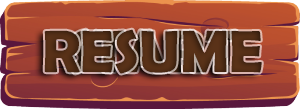
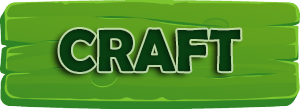
Layer changes from the first 300x109 image to the second:
added layer "CRAFT" above "REVIVE" over left=59, top=29, right=241, bottom=72
hid "RESUME" over left=44, top=29, right=262, bottom=74
hid "START" over left=69, top=29, right=237, bottom=74